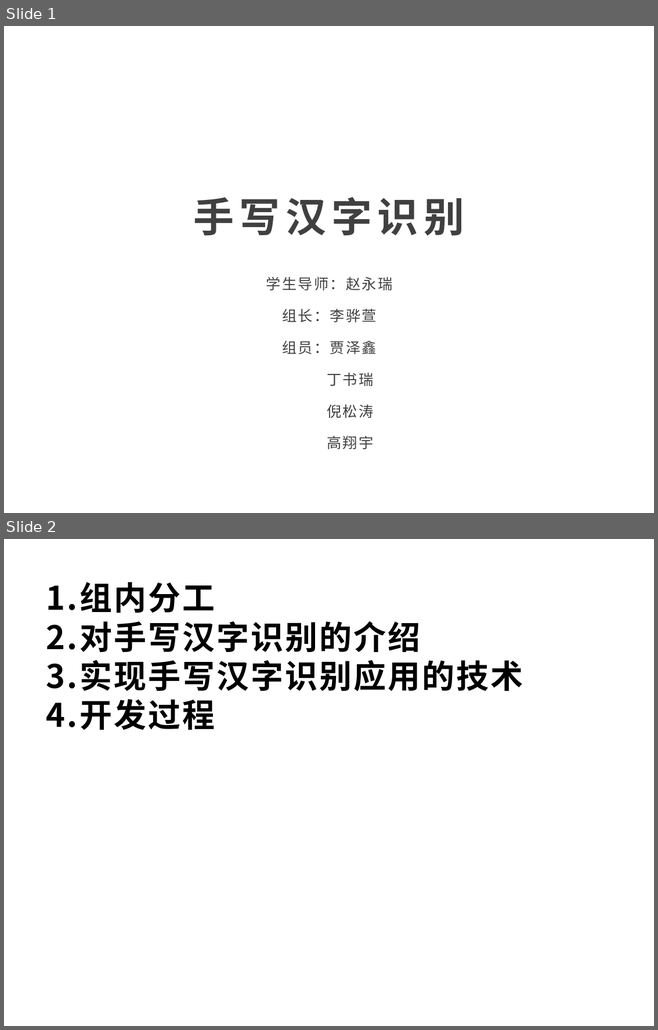
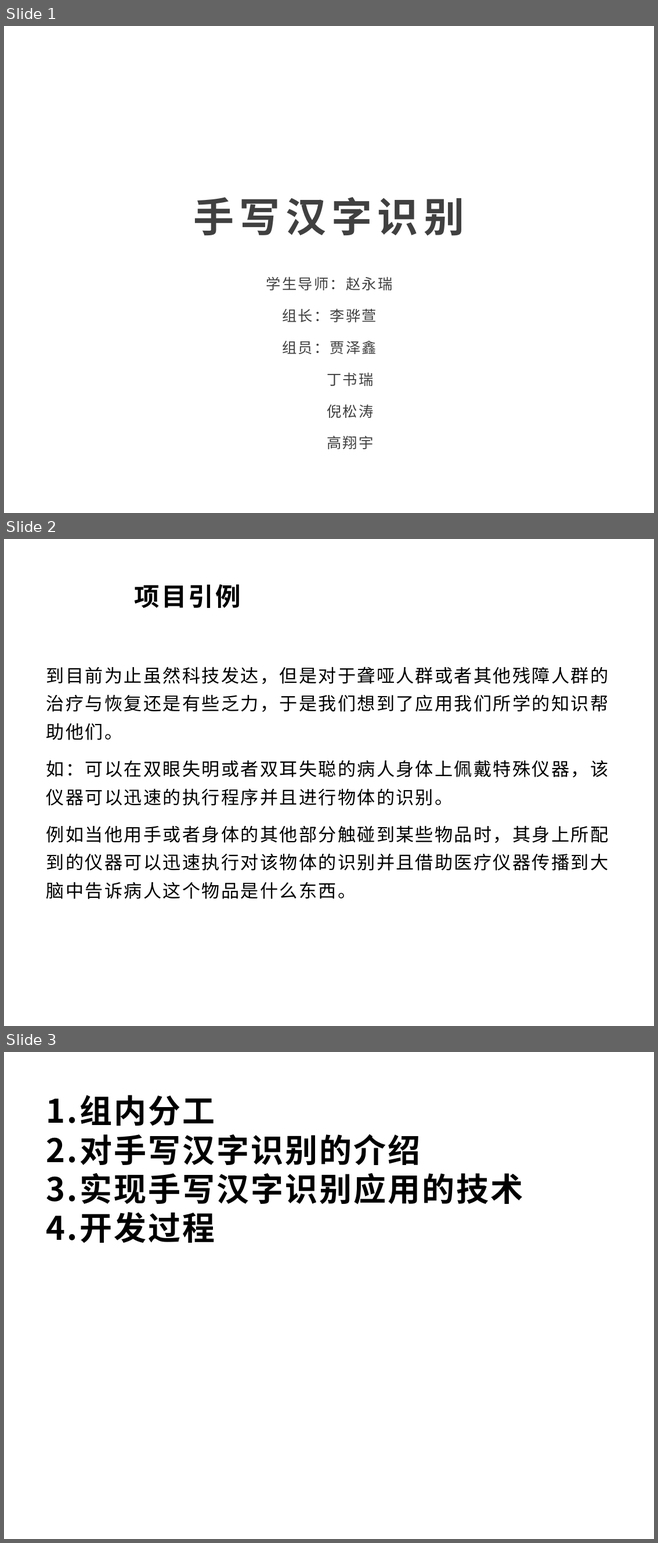
Before and after one commit to Bistu-OSSDT-2022/Legendr, a slide deck: Project file/项目PPT/开源作业.pptx. Shown one above the other, each under a label of ours: slides 1 and 2 before the commit, slides 1, 2 and 3 after it. The pictures are 658x1030 and 658x1543 pixels, drawn with LibreOffice and Linux fonts; fonts in the diff are those of the drawing; background and template pictures are left out. Boxes give left, top, right and bottom in pixels: in the first picture for what was removed or moved away, otherwise in the second. Text is boxed around its words. In the diff, an @@ line names an element or a change of style, - is before the commit and + after.

```diff
--- a/Project file/项目PPT/开源作业.pptx
+++ b/Project file/项目PPT/开源作业.pptx
@@ slide 2 added at (4,539,654,1026), background #FFFFFF @@
@@ title added at (134,584,241,608), 28 pt, text #000000, bold @@
+项目引例
@@ text added at (46,667,608,899), 20 pt, text #000000 @@
+到目前为止虽然科技发达，但是对于聋哑人群或者其他残障人群的治疗与恢复还是有些乏力，于是我们想到了应用我们所学的知识帮助他们。
+如：可以在双眼失明或者双耳失聪的病人身体上佩戴特殊仪器，该仪器可以迅速的执行程序并且进行物体的识别。
+例如当他用手或者身体的其他部分触碰到某些物品时，其身上所配到的仪器可以迅速执行对该物体的识别并且借助医疗仪器传播到大脑中告诉病人这个物品是什么东西。
@@ what was slide 2 is now slide 3 @@
```
